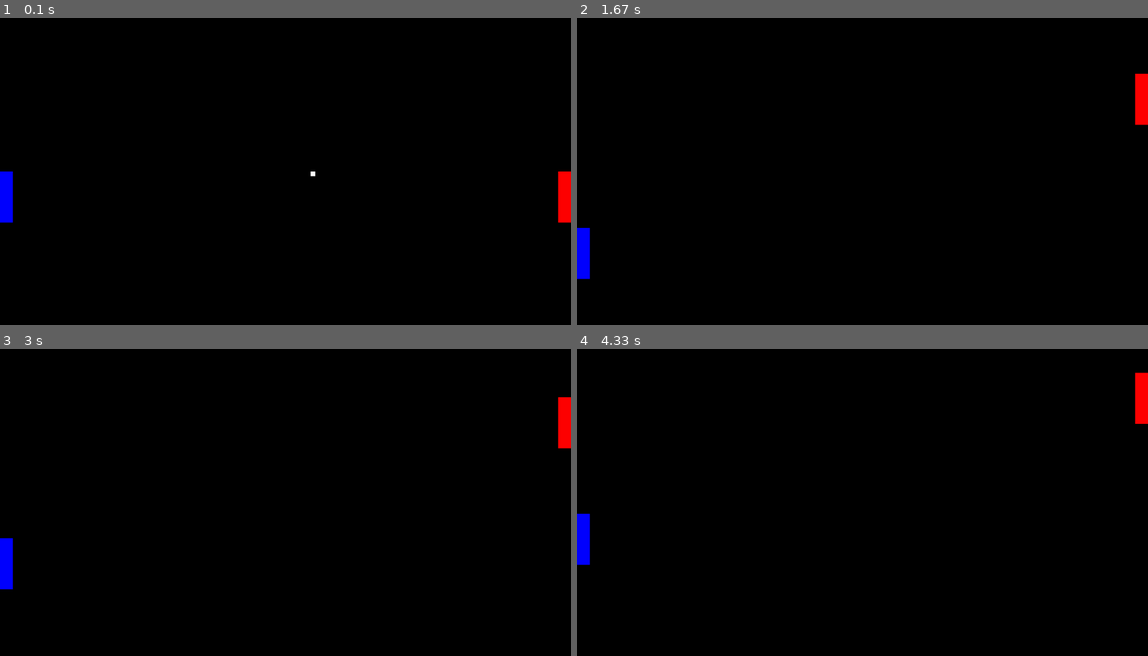
Above: before the commit, frames 1-4 (two rows, left to right).
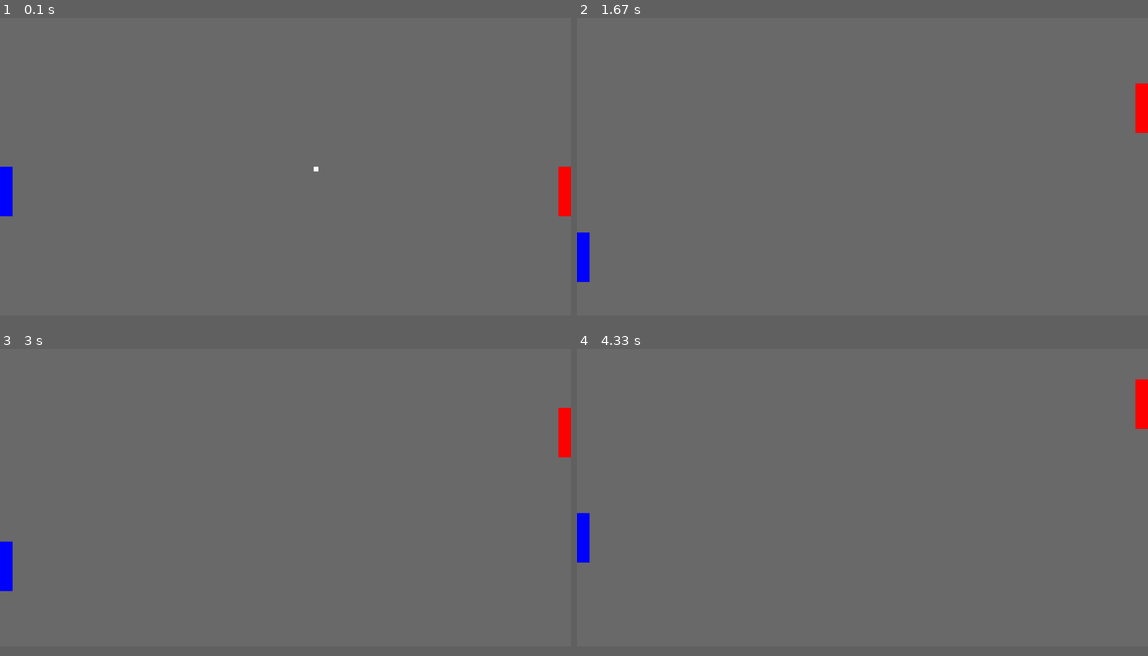
Above: after the commit, the same moments.

Repository: matheussabatine/treino_python
Game: pygame game, started from pong/main.py
Same seed, same stepped clock (60 frames per second), same inputs: the game is played once before the commit and once after it.
Inputs:
- Up to frame 1 (0.1 s): no input
- Up to frame 2 (1.67 s): hold S 0.33-0.8 s; hold Up 0.33-0.8 s; hold Up 0.83-1.3 s; hold W 0.83-1.3 s; hold Down 1.33-1.63 s; hold S 1.33-1.63 s
- Up to frame 3 (3 s): hold Up 1.67-2.03 s; hold W 1.67-2.03 s; hold Down 2.07-2.43 s; hold S 2.07-2.43 s; hold Up 2.47-2.77 s; hold W 2.47-2.77 s; hold Down from 2.8 s (still down); hold S from 2.8 s (still down)
- Up to frame 4 (4.33 s): release Down at 3.1 s; release S at 3.1 s; hold Up 3.13-3.5 s; hold W 3.13-3.5 s; hold Down 3.53-3.9 s; hold S 3.53-3.9 s; hold Up 3.93-4.23 s; hold W 3.93-4.23 s; hold Down from 4.27 s (still down); hold S from 4.27 s (still down)
In our replay, the window is 900x484 before the commit and 900x469 after it. These sizes can differ from the game's own. Grey fills any space a smaller window leaves; there, only what the larger window draws over its background counts as a difference.

The runs differ from the first frame. In frame 1, 96% of the frame differs, in the area x 0-100%, y 0-97%; in frame 2, 96%; in frame 3, 96%; in frame 4, 96%.

Commit message:
25 de 11

Diff:
--- a/pong/ball.py
+++ b/pong/ball.py
@@ -6,24 +6,34 @@
         self.width= 15
         self.height= 15
         self.screen= screen
-        self.shape= pg.Rect(self.screen.get_width()/2, self.screen.get_height()/2, self.width, self.height)
-        self.vector= pg.Vector2(10, 0)
+        self.position= pg.Rect(self.screen.get_width()/2, self.screen.get_height()/2, self.width, self.height)
+        self.last_position= self.position
+        self.vel= 10
+        self.vector= pg.Vector2(self.vel, 0)
+        self.maxAngle= [30, -30]
 
     def ball_move(self):
-        self.shape.move_ip(self.vector)
+        self.last_position= self.position
+        # cria algo para verificar quando bola for varar tela
+        self.position.move_ip(self.vector)
         keys = pg.key.get_pressed()
 
-            #girar bola
-        if keys[pg.K_f]:
-            self.vector.rotate_ip(180)
-
             #reflete quando toca a parede e chao
-        if self.shape.top <= 0 or self.shape.bottom >= self.screen.get_height():
+        if self.position.top <= 0 or self.position.bottom >= self.screen.get_height():
             self.vector.y *= -1
 
-            #marcar gol
-        #if self.shape.left <= 0 or self.shape.right >= self.screen.get_width():
+    def ball_goal(self, player):
+        player.points += 1
+        #if self.position.left <= 0 or self.position.right >= self.screen.get_width():
 
 
     def ball_collider(self):
         self.vector.x *= -1
+        if self.vector.x > 0:
+            self.vector.x += 5
+        else:
+            self.vector.x -= 5
+
+      #rotate ball
+    def ball_rotate(self):
+        self.vector.rotate_ip(30)
--- a/pong/main.py
+++ b/pong/main.py
@@ -9,7 +9,7 @@
 #colors
 red= (255, 0, 0)
 blue= (0, 0, 255)
-black= (0, 0, 0)
+grey= (107, 107, 107)
 white= (255, 255, 255)
 
 #screen
@@ -21,7 +21,7 @@
 #monitor full HD
 if monitor_width >= 1920 and monitor_height >= 1080:
     width = 1820
-    height = 980
+    height = 950
 #monitor 20 pol
 elif monitor_width >= 1600 and monitor_height >= 900:
     width = 1440
@@ -33,12 +33,12 @@
 
 screen = pg.display.set_mode((width, height))
 
-running = True
-clock = pg.time.Clock()
-deltaTime = clock.tick(100) / 1000
+#creating a surface with screen's size
+background = pg.Surface(screen.get_size())
+background = background.convert()
+background.fill(grey)
 
-# players and ball creation and buttons
-
+# players and ball creation and playing buttons
 player_1= Player(0, screen)
 player_1_up=pg.K_w
 player_1_down=pg.K_s
@@ -48,9 +48,20 @@
 player_2_down=pg.K_DOWN
 
 ball= Ball(screen)
+# hit:
+# 0 = ball didn't hit the bat
+# 1 = ball hitted the bat
+hit= 0
 
-hit= 1
+# Blit everything to the screen
+screen.blit(background, (0, 0))
+#render everything
+pg.display.flip()
 
+# clock and game running = True
+running = True
+clock = pg.time.Clock()
+deltaTime = clock.tick(100) / 1000
 
 while running:
     # poll for events
@@ -59,32 +70,36 @@
         if event.type == pg.QUIT:
             running = False
 
-    # fill the screen with a color to wipe away anything from last frame
-    screen.fill(black)
-
-    #draw the players, and ball
-    pg.draw.rect(screen, blue, player_1.shape)
-    pg.draw.rect(screen, red, player_2.shape)
-    pg.draw.rect(screen, white, ball.shape)
-
+    # fill parts of the screen with a color to wipe away anything from last frame
+    background.fill(grey, player_1.last_position)
+    background.fill(grey, player_2.last_position)
+    background.fill(grey, ball.last_position)
     # PHISICS
     #move the players
     player_1.player_move(deltaTime, player_1_up, player_1_down )
     player_2.player_move(deltaTime, player_2_up, player_2_down )
 
     #ball collision at players
-    ball_collision= pg.Rect.colliderect(ball.shape, player_1.shape) or pg.Rect.colliderect(ball.shape, player_2.shape)
-    if ball_collision== True and hit== 1:
+    ball_collision= pg.Rect.colliderect(ball.position, player_1.position) or pg.Rect.colliderect(ball.position, player_2.position)
+    if ball_collision== True and hit== 0:
             ball.ball_collider()
+            hit= 1
+    elif ball_collision== False and hit== 1:
             hit= 0
-    elif ball_collision== False and hit== 0:
-            hit= 1
 
     ball.ball_move()
 
     # END OF PHISICS
 
+    #redraw the players, and ball on the the surface 'background'
+    pg.draw.rect(background, blue, player_1.position)
+    pg.draw.rect(background, red, player_2.position)
+    pg.draw.rect(background, white, ball.position)
+
+
+
     # update() the display to put your work on screen
+    screen.blit(background, (0, 0))
     pg.display.update()
 
     # FPS limiter
--- a/pong/player.py
+++ b/pong/player.py
@@ -6,15 +6,20 @@
         self.height= round(screen.get_height()/6)
         self.width= round(self.height/4)
         self.screen= screen
-        self.vel= 600
+        self.vel= 700
+        self.points= 0
 
-        self.shape= pg.Rect(xPosition, self.screen.get_height()/2, self.width, self.height)
+        self.position= pg.Rect(xPosition, self.screen.get_height()/2, self.width, self.height)
+        self.last_position= self.position
 
     def player_move(self, deltaTime, up_botton, down_botton):
         keys = pg.key.get_pressed()
-        if keys[up_botton] and self.shape.y >= 0:
-            self.shape.y -= self.vel * deltaTime
-        if keys[down_botton] and self.shape.bottom <= self.screen.get_height():
-            self.shape.y += self.vel * deltaTime
+        if keys[up_botton] and self.position.y >= 0:
+            self.last_position= self.position
+            self.position.y -= self.vel * deltaTime
 
-        return self.shape.y
+        elif keys[down_botton] and self.position.bottom <= self.screen.get_height():
+            self.last_position= self.position
+            self.position.y += self.vel * deltaTime
+
+        return self.last_position, self.position
